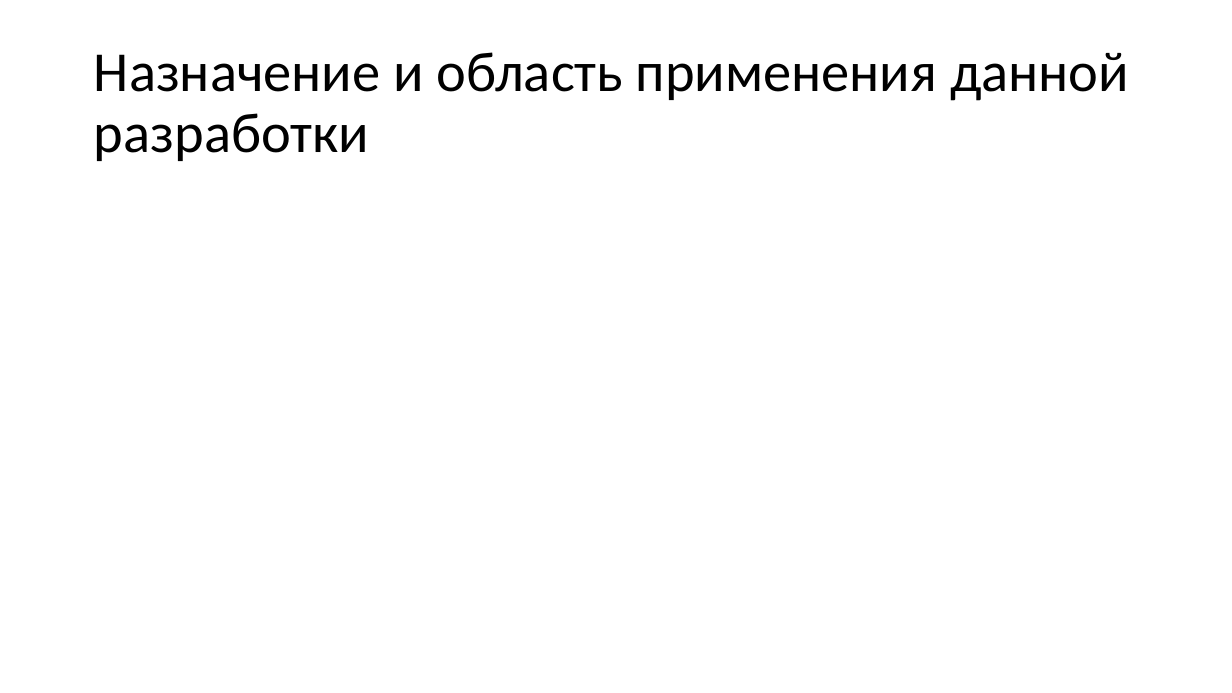
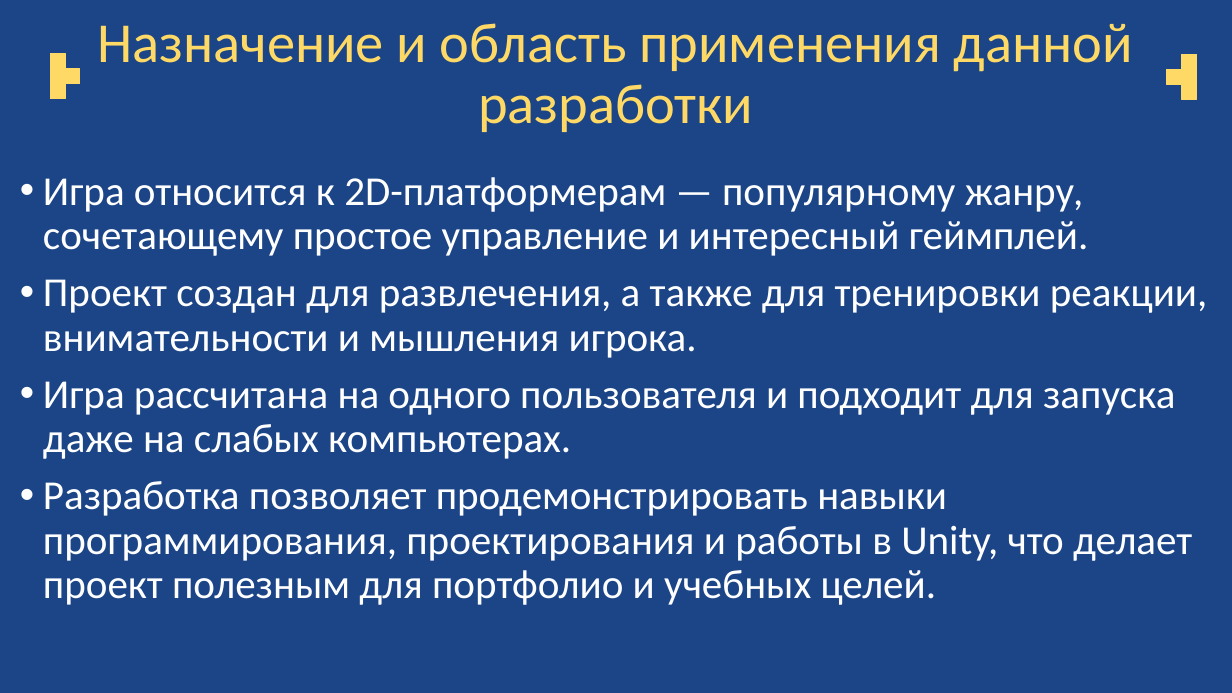
Before and after one commit to diler546/Cur-game, a slide deck: slide 5 of Диплом.pptx (slide 4 before the commit). Drawn at 1232x693 pixels with LibreOffice and Linux fonts; fonts in the diff are those of the drawing. Boxes give left, top, right and bottom in pixels: in the first picture for what was removed or moved away, otherwise in the second. Text is boxed around its words. In the diff, an @@ line names an element or a change of style, - is before the commit and + after.

```diff
--- a/Диплом.pptx
+++ b/Диплом.pptx
@@ background #FFFFFF to #1C4587 @@
@@ title "Назначение и область применения данной ...": place and size @@
-title "Назначение и область применения данной ..." at bbox=[94, 52, 1129, 161]
+title "Назначение и область применения данной ..." at bbox=[97, 23, 1133, 132]
@@ title "Назначение и область применения данной ..." at bbox=[97, 23, 1133, 132]: text colour #000000 to #FFD966; alignment left to centre @@
@@ group added at bbox=[50, 54, 79, 99]: 4 freeform shapes @@
@@ group added at bbox=[1167, 55, 1197, 99]: 4 freeform shapes @@
@@ text added at bbox=[43, 177, 1208, 605], 32 pt, text #FFFFFF @@
+• Игра относится к 2D-платформерам — популярному жанру, сочетающему простое управление и интересный геймплей.
+• Проект создан для развлечения, а также для тренировки реакции, внимательности и мышления игрока.
+• Игра рассчитана на одного пользователя и подходит для запуска даже на слабых компьютерах.
+• Разработка позволяет продемонстрировать навыки программирования, проектирования и работы в Unity, что делает проект полезным для портфолио и учебных целей.
```
Also in this commit, not shown: 11 other slides changed, 5 slides added, 1 other file.
